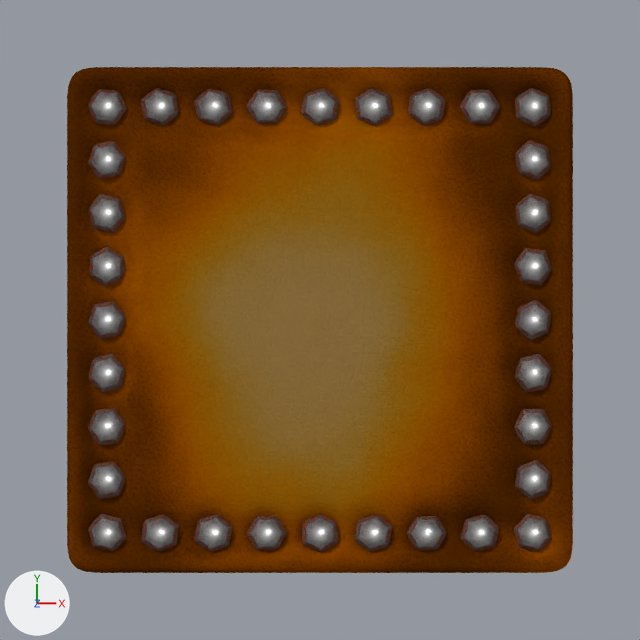
Two versions of the Blender file body2b/tex_mat/breeches/breeches_patch.blend, one commit apart.
Rendered twice from the file's camera 'Camera'. The lights are fixed; the arrows at lower left show +X, +Y and +Z. The picture after the commit comes second.

Script lines for the objects in view, before the commit:
```python
ob_bolt_002 = bpy.data.objects.new('Bolt.002', me_bolt)
ob_bolt_002.location = (0.0, 4.0, -0.1)
ob_bolt_002.rotation_euler = (0.0, 0.0, 0.335)  # degrees (0, 0, 19)
ob_bolt_009 = bpy.data.objects.new('Bolt.009', me_bolt)
ob_bolt_009.location = (2.0, -4.0, -0.1)
ob_bolt_009.rotation_euler = (0.0, 0.0, 0.00479)  # degrees (0, 0, 0.3)
ob_bolt_011 = bpy.data.objects.new('Bolt.011', me_bolt)
ob_bolt_011.location = (-4.0, 0.0, -0.1)
ob_bolt_011.rotation_euler = (0.0, 0.0, 8.55)  # degrees (0, 0, 130)
ob_bolt_013 = bpy.data.objects.new('Bolt.013', me_bolt)
ob_bolt_013.location = (4.0, -2.0, -0.1)
ob_bolt_013.rotation_euler = (0.0, 0.0, 0.0173)  # degrees (0, 0, 1)
ob_bolt_017 = bpy.data.objects.new('Bolt.017', me_bolt)
ob_bolt_017.location = (-1.0, 4.0, -0.1)
ob_bolt_017.rotation_euler = (0.0, 0.0, -6.31)  # degrees (0, 0, 358)
ob_bolt_019 = bpy.data.objects.new('Bolt.019', me_bolt)
ob_bolt_019.location = (1.0, 4.0, -0.1)
ob_bolt_019.rotation_euler = (0.0, 0.0, 0.649)  # degrees (0, 0, 37)
ob_bolt_021 = bpy.data.objects.new('Bolt.021', me_bolt)
ob_bolt_021.location = (-1.0, -4.0, -0.1)
ob_bolt_021.rotation_euler = (0.0, 0.0, 0.0174)  # degrees (0, 0, 1)
ob_bolt_028 = bpy.data.objects.new('Bolt.028', me_bolt)
ob_bolt_028.location = (-4.0, 3.0, -0.1)
ob_bolt_028.rotation_euler = (0.0, 0.0, 2.263)  # degrees (0, 0, 130)
ob_plane = bpy.data.objects.new('Plane', me_plane)
ob_plane.location = (0.0, 0.0, 0.0)
# also in view: 'Bolt.024' at (-4.0, -3.0, 0.04); 'Bolt.006' at (4.0, -4.0, 0.04); 'Bolt.004' at (2.0, 4.0, 0.04); 'Bolt.018' at (-3.0, 4.0, 0.04); 'Bolt.025' at (4.0, -3.0, 0.04)
```
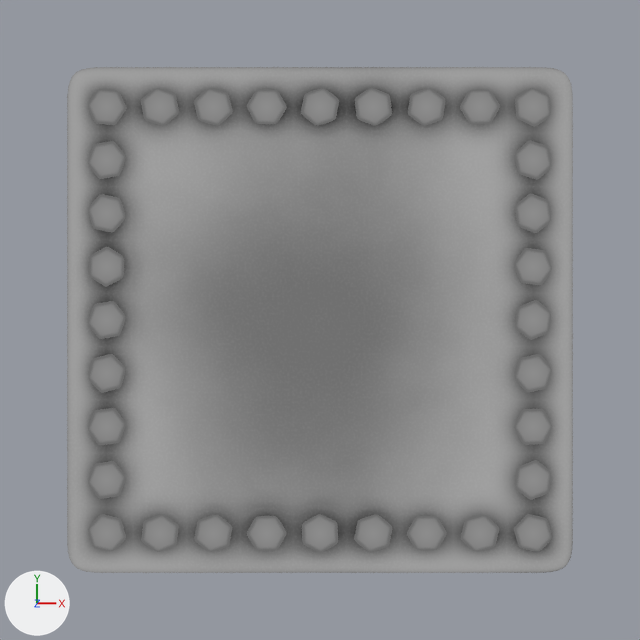
Where the change shows, as pixel boxes [x1, y1, x2, y2] in the pictures (640 x 640 px):
'Plane', recoloured (brown to grey)
    both: [67, 67, 573, 573]
'Bolt.007', recoloured (lighter)
    both: [302, 514, 338, 552]
'Bolt.024', recoloured (lighter)
    both: [88, 461, 126, 499]
'Bolt.022', recoloured (lighter)
    both: [141, 514, 179, 552]
'Bolt.013', recoloured (lighter)
    both: [514, 409, 552, 445]
'Bolt.028', recoloured (lighter)
    both: [88, 141, 126, 179]
'Bolt.025', recoloured (lighter)
    both: [515, 460, 551, 500]
'Bolt.011', recoloured (lighter)
    both: [88, 301, 125, 339]
'Bolt.004', recoloured (lighter)
    both: [408, 88, 445, 126]
'Bolt.010', recoloured (lighter)
    both: [88, 408, 126, 445]
'Bolt.002', recoloured (lighter)
    both: [301, 88, 339, 125]
'Bolt.014', recoloured (lighter)
    both: [515, 300, 551, 340]
'Bolt.019', recoloured (lighter)
    both: [355, 88, 392, 126]
'Bolt.018', recoloured (lighter)
    both: [141, 88, 179, 125]
'Bolt.023', recoloured (lighter)
    both: [354, 515, 392, 552]
'Bolt.016', recoloured (lighter)
    both: [460, 89, 500, 124]
'Bolt.008', recoloured (lighter)
    both: [194, 515, 232, 552]
'Bolt.030', recoloured (lighter)
    both: [514, 248, 552, 285]
'Bolt.029', recoloured (lighter)
    both: [515, 354, 552, 393]
'Bolt.031', recoloured (lighter)
    both: [515, 140, 551, 180]
'Bolt.015', recoloured (lighter)
    both: [515, 194, 551, 233]
'Bolt.012', recoloured (lighter)
    both: [88, 194, 125, 232]
'Bolt.003', recoloured (lighter)
    both: [194, 88, 233, 125]
'Bolt', recoloured (lighter)
    both: [88, 89, 127, 125]
'Bolt.021', recoloured (lighter)
    both: [247, 516, 287, 551]
'Bolt.001', recoloured (lighter)
    both: [515, 88, 551, 127]
'Bolt.026', recoloured (lighter)
    both: [89, 354, 125, 393]
'Bolt.027', recoloured (lighter)
    both: [89, 247, 124, 287]
'Bolt.009', recoloured (lighter)
    both: [407, 516, 447, 551]
'Bolt.017', recoloured (lighter)
    both: [247, 89, 287, 124]
'Bolt.005', recoloured (lighter)
    both: [88, 514, 126, 551]
'Bolt.020', recoloured (lighter)
    both: [461, 515, 499, 552]
'Bolt.006', recoloured (lighter)
    both: [514, 514, 552, 551]

Patch to the scene script:
```diff
--- a/body2b/tex_mat/breeches/breeches_patch.blend.py
+++ b/body2b/tex_mat/breeches/breeches_patch.blend.py
@@ mat_bump_bolt @@
+mat_bump_bolt = bpy.data.materials.new('bump.bolt')
+mat_bump_bolt.use_nodes = True; mat_bump_bolt.node_tree.nodes.clear()
+_N = mat_bump_bolt.node_tree.nodes; _L = mat_bump_bolt.node_tree.links
+n0 = _N.new('ShaderNodeOutputMaterial'); n0.name = 'Material Output'
+n1 = _N.new('ShaderNodeNewGeometry'); n1.name = 'Geometry'
+n2 = _N.new('ShaderNodeSeparateXYZ'); n2.name = 'Separate XYZ'
+n3 = _N.new('ShaderNodeMapRange'); n3.name = 'Map Range'
+n3.inputs[3].default_value = 0.15  # 'To Min'
+_L.new(n3.outputs[0], n0.inputs[0])  # 'Result' to 'Surface'
+_L.new(n1.outputs[0], n2.inputs[0])  # 'Position' to 'Vector'
+_L.new(n2.outputs[2], n3.inputs[0])  # 'Z' to 'Value'
@@ mat_bump @@
+mat_bump = bpy.data.materials.new('bump')
+# nodes: MapRange, Mapping, Math, Mix, NewGeometry, OutputMaterial, SeparateXYZ, TexCoord, TexNoise, TexWave, ValToRGB
+# colours: grey #9e9e9e, light grey #bfbfbf
@@ me_plane @@
 me_plane.from_pydata(...)  # 437 vertices, 400 faces; spans x -4.75..4.75, y -4.75..4.75, z -0.97..0.0
-me_plane.materials.append(mat_old_leather)
+me_plane.materials.append(mat_bump)
@@ me_bolt @@
 me_bolt.from_pydata(...)  # 175 vertices, 180 faces; spans x -0.411..0.411, y -0.356..0.356, z 0.038..0.235
-me_bolt.materials.append(mat_metaltube)
+me_bolt.materials.append(mat_bump_bolt)
```
